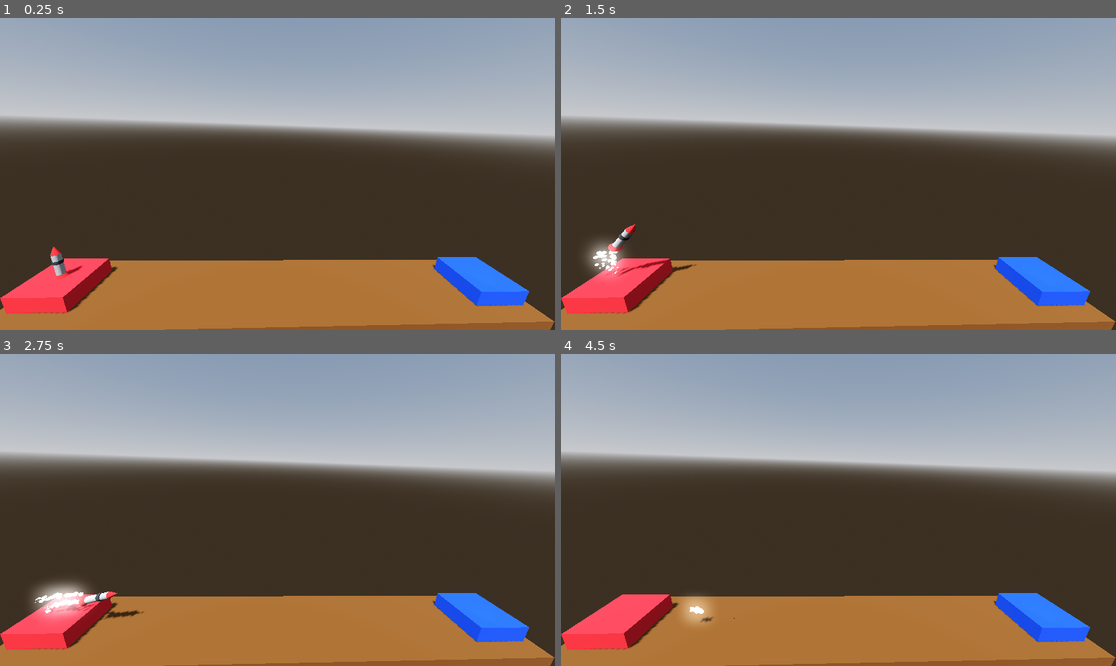
Above: before the commit, frames 1-4 (two rows, left to right).
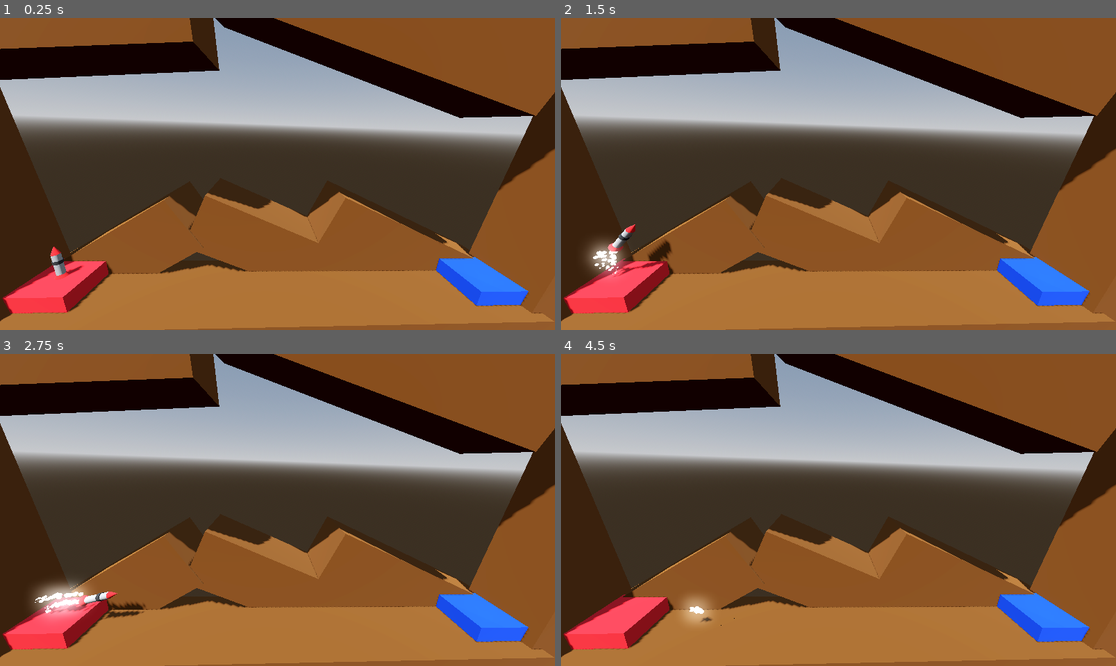
Above: after the commit, the same moments.

Repository: thisguymartin/ProjectBoost
Game: Godot game, scene res://Levels/Level_1.tscn
Same seed, same stepped clock (60 frames per second), same inputs: the game is played once before the commit and once after it.
Inputs:
- Up to frame 1 (0.25 s): no input
- Up to frame 2 (1.5 s): tap Enter at 0.5 s; hold D (turn_right) 0.53-1.28 s; hold Space (boost) 0.53-1.28 s; hold Down (ui_down) from 1.28 s (still down); tap Space (boost) at 1.35 s
- Up to frame 3 (2.75 s): release Down (ui_down) at 2.03 s; hold D (turn_right) from 2.03 s (still down); hold Space (boost) from 2.03 s (still down)
- Up to frame 4 (4.5 s): release Space (boost) at 2.78 s; tap Space (boost) at 2.85, 4.35 s; release D (turn_right) at 3.53 s; hold Space (boost) 3.53-4.28 s; hold A (turn_left) from 3.53 s (still down)

The runs differ from the first frame. In frame 1, 39% of the frame differs, in the area x 0-100%, y 0-100%; in frame 2, 39%; in frame 3, 39%; in frame 4, 39%.

Commit message:
chore: update levels

Diff:
--- /dev/null
+++ b/Background.tscn
@@ -0,0 +1,50 @@
+[gd_scene load_steps=2 format=3 uid="uid://cl8yw1np1gyu"]
+
+[sub_resource type="StandardMaterial3D" id="StandardMaterial3D_ydb8d"]
+albedo_color = Color(0.368627, 0.207843, 0, 1)
+
+[node name="Floor" type="CSGBox3D" groups=["Failed"]]
+transform = Transform3D(1, 0, 0, 0, 1, 0, 0, 0, 1, 2.08165e-12, -4, 2.08165e-12)
+use_collision = true
+size = Vector3(30, 8, 5)
+material = SubResource("StandardMaterial3D_ydb8d")
+
+[node name="Wall" type="CSGBox3D" parent="." groups=["Failed"]]
+transform = Transform3D(0.991888, 0.127117, 0, -0.127117, 0.991888, 0, 0, 0, 1, 16.8164, 8.35701, 0)
+size = Vector3(4, 15, 4)
+material = SubResource("StandardMaterial3D_ydb8d")
+
+[node name="Wall2" type="CSGBox3D" parent="." groups=["Failed"]]
+transform = Transform3D(0.991602, -0.129325, -0.000159521, 0.129326, 0.991602, -1.03906e-05, 0.000159526, -1.03115e-05, 1, -16.9659, 8.49352, 0)
+size = Vector3(4, 16, 4)
+material = SubResource("StandardMaterial3D_ydb8d")
+
+[node name="Cealing1" type="CSGBox3D" parent="." groups=["Failed"]]
+transform = Transform3D(0.0863386, -0.996266, 0, 0.996266, 0.0863386, 0, 0, 0, 1, 11.5947, 18.251, 0.344137)
+size = Vector3(4, 15, 4)
+material = SubResource("StandardMaterial3D_ydb8d")
+
+[node name="Cealing2" type="CSGBox3D" parent="." groups=["Failed"]]
+transform = Transform3D(-0.321737, -0.917352, -0.234414, 0.941518, -0.336158, 0.0232695, -0.100147, -0.213218, 0.971858, -3.08121, 19.1066, 0.314184)
+size = Vector3(4, 15, 4)
+material = SubResource("StandardMaterial3D_ydb8d")
+
+[node name="Cealing3" type="CSGBox3D" parent="." groups=["Failed"]]
+transform = Transform3D(-0.168472, -0.985707, 0, 0.985707, -0.168472, 0, 0, 0, 1, -15.1686, 19.1066, 0.314184)
+size = Vector3(4, 15, 4)
+material = SubResource("StandardMaterial3D_ydb8d")
+
+[node name="Background" type="CSGBox3D" parent="." groups=["Failed"]]
+transform = Transform3D(-0.409238, -0.912428, 0, 0.912428, -0.409238, 0, 0, 0, 1, -10.062, 4.70162, 3.36585)
+size = Vector3(4, 15, 4)
+material = SubResource("StandardMaterial3D_ydb8d")
+
+[node name="Background2" type="CSGBox3D" parent="." groups=["Failed"]]
+transform = Transform3D(-0.409238, -0.912428, 0, 0.912428, -0.409238, 0, 0, 0, 1, -1.14881, 4.70162, 3.36585)
+size = Vector3(4, 15, 4)
+material = SubResource("StandardMaterial3D_ydb8d")
+
+[node name="Background3" type="CSGBox3D" parent="." groups=["Failed"]]
+transform = Transform3D(-0.531753, 0.846899, 0, -0.846899, -0.531753, 0, 0, 0, 1, 12.602, 3.62981, 3.22163)
+size = Vector3(4, 15, 4)
+material = SubResource("StandardMaterial3D_ydb8d")
--- a/Levels/Level_1.tscn
+++ b/Levels/Level_1.tscn
@@ -2,6 +2,7 @@
 
 [ext_resource type="PackedScene" uid="uid://bkwkl4n2s3fd7" path="res://Player/player.tscn" id="1_xka7d"]
 [ext_resource type="Script" path="res://LandingPad.gd" id="2_a8t0a"]
+[ext_resource type="PackedScene" uid="uid://cl8yw1np1gyu" path="res://Background.tscn" id="3_fop5r"]
 
 [sub_resource type="ProceduralSkyMaterial" id="ProceduralSkyMaterial_btymt"]
 sky_horizon_color = Color(0.64625, 0.65575, 0.67075, 1)
@@ -16,9 +17,6 @@
 tonemap_mode = 2
 glow_enabled = true
 
-[sub_resource type="StandardMaterial3D" id="StandardMaterial3D_ydb8d"]
-albedo_color = Color(0.368627, 0.207843, 0, 1)
-
 [sub_resource type="StandardMaterial3D" id="StandardMaterial3D_fohht"]
 albedo_color = Color(0.815686, 0.113725, 0.145098, 1)
 
@@ -26,6 +24,7 @@
 albedo_color = Color(0, 0.219608, 0.768627, 1)
 
 [node name="Level_1" type="Node3D"]
+transform = Transform3D(1, 0, 0, 0, 1, 0, 0, 0, 1, 0.00976181, 0, -0.0157127)
 
 [node name="DirectionalLight3D" type="DirectionalLight3D" parent="."]
 transform = Transform3D(-0.866023, -0.433016, 0.250001, 0, 0.499998, 0.866027, -0.500003, 0.749999, -0.43301, 0, 0, 0)
@@ -33,12 +32,6 @@
 
 [node name="WorldEnvironment" type="WorldEnvironment" parent="."]
 environment = SubResource("Environment_nddc5")
-
-[node name="Floor" type="CSGBox3D" parent="." groups=["Failed"]]
-transform = Transform3D(1, 0, 0, 0, 1, 0, 0, 0, 1, 2.08165e-12, -4, 2.08165e-12)
-use_collision = true
-size = Vector3(30, 8, 5)
-material = SubResource("StandardMaterial3D_ydb8d")
 
 [node name="LaunchPad" type="CSGBox3D" parent="."]
 transform = Transform3D(1, 0, 0, 0, 1, 0, 0, 0, 1, 12.9534, 0.477507, -0.00875114)
@@ -63,3 +56,6 @@
 [node name="Camera3D" type="Camera3D" parent="."]
 transform = Transform3D(-0.998279, 0.0227137, 0.0540677, 0.0354925, 0.967933, 0.24869, -0.0466852, 0.250181, -0.967073, 1.063, 10, -10)
 fov = 78.2633
+
+[node name="Background" parent="." instance=ExtResource("3_fop5r")]
+transform = Transform3D(1, 0, 0, 0, 1, 0, 0, 0, 1, 0, -4, 0)
--- a/Levels/Level_2.tscn
+++ b/Levels/Level_2.tscn
@@ -2,6 +2,7 @@
 
 [ext_resource type="PackedScene" uid="uid://bkwkl4n2s3fd7" path="res://Player/player.tscn" id="1_5qj42"]
 [ext_resource type="Script" path="res://LandingPad.gd" id="2_3xmek"]
+[ext_resource type="PackedScene" uid="uid://cl8yw1np1gyu" path="res://Background.tscn" id="3_cq5yf"]
 
 [sub_resource type="ProceduralSkyMaterial" id="ProceduralSkyMaterial_btymt"]
 sky_horizon_color = Color(0.64625, 0.65575, 0.67075, 1)
@@ -15,9 +16,6 @@
 sky = SubResource("Sky_k2bla")
 tonemap_mode = 2
 glow_enabled = true
-
-[sub_resource type="StandardMaterial3D" id="StandardMaterial3D_ydb8d"]
-albedo_color = Color(0.368627, 0.207843, 0, 1)
 
 [sub_resource type="StandardMaterial3D" id="StandardMaterial3D_l6mri"]
 albedo_color = Color(0, 0.690196, 0.117647, 1)
@@ -36,12 +34,6 @@
 
 [node name="WorldEnvironment" type="WorldEnvironment" parent="."]
 environment = SubResource("Environment_nddc5")
-
-[node name="Floor" type="CSGBox3D" parent="." groups=["Failed"]]
-transform = Transform3D(1, 0, 0, 0, 1, 0, 0, 0, 1, 2.08165e-12, -4, 2.08165e-12)
-use_collision = true
-size = Vector3(30, 8, 5)
-material = SubResource("StandardMaterial3D_ydb8d")
 
 [node name="Obstacle" type="CSGBox3D" parent="." groups=["Failed"]]
 transform = Transform3D(1, 0, 0, 0, 1, 0, 0, 0, 1, 0.0793047, 3.90194, 0.0603676)
@@ -72,3 +64,5 @@
 [node name="Camera3D" type="Camera3D" parent="."]
 transform = Transform3D(-0.998279, 0.0227137, 0.0540677, 0.0354925, 0.967933, 0.24869, -0.0466852, 0.250181, -0.967073, 1.063, 10, -10)
 fov = 78.2633
+
+[node name="Floor" parent="." instance=ExtResource("3_cq5yf")]
--- a/Levels/Level_3.tscn
+++ b/Levels/Level_3.tscn
@@ -2,6 +2,7 @@
 
 [ext_resource type="PackedScene" uid="uid://bkwkl4n2s3fd7" path="res://Player/player.tscn" id="1_p0557"]
 [ext_resource type="Script" path="res://LandingPad.gd" id="2_3hb5g"]
+[ext_resource type="PackedScene" uid="uid://cl8yw1np1gyu" path="res://Background.tscn" id="3_j52cj"]
 
 [sub_resource type="ProceduralSkyMaterial" id="ProceduralSkyMaterial_btymt"]
 sky_horizon_color = Color(0.64625, 0.65575, 0.67075, 1)
@@ -15,9 +16,6 @@
 sky = SubResource("Sky_k2bla")
 tonemap_mode = 2
 glow_enabled = true
-
-[sub_resource type="StandardMaterial3D" id="StandardMaterial3D_ydb8d"]
-albedo_color = Color(0.368627, 0.207843, 0, 1)
 
 [sub_resource type="StandardMaterial3D" id="StandardMaterial3D_l6mri"]
 albedo_color = Color(0, 0.690196, 0.117647, 1)
@@ -36,12 +34,6 @@
 
 [node name="WorldEnvironment" type="WorldEnvironment" parent="."]
 environment = SubResource("Environment_nddc5")
-
-[node name="Floor" type="CSGBox3D" parent="." groups=["Failed"]]
-transform = Transform3D(1, 0, 0, 0, 1, 0, 0, 0, 1, 2.08165e-12, -4, 2.08165e-12)
-use_collision = true
-size = Vector3(30, 8, 5)
-material = SubResource("StandardMaterial3D_ydb8d")
 
 [node name="Obstacle" type="CSGBox3D" parent="." groups=["Failed"]]
 transform = Transform3D(1, 0, 0, 0, 1, 0, 0, 0, 1, 0.0793047, 6.21073, 0.0603676)
@@ -79,8 +71,10 @@
 size = Vector3(3, 1, 3)
 material = SubResource("StandardMaterial3D_ub5cw")
 script = ExtResource("2_3hb5g")
-file_path = "res://Levels/Level_3.tscn"
+file_path = "res://Levels/Level_4.tscn"
 
 [node name="Camera3D" type="Camera3D" parent="."]
 transform = Transform3D(-0.998279, 0.0227137, 0.0540677, 0.0354925, 0.967933, 0.24869, -0.0466852, 0.250181, -0.967073, 1.063, 10, -10)
 fov = 78.2633
+
+[node name="Floor" parent="." instance=ExtResource("3_j52cj")]
--- a/Levels/Level_4.tscn
+++ b/Levels/Level_4.tscn
@@ -3,6 +3,7 @@
 [ext_resource type="PackedScene" uid="uid://bkwkl4n2s3fd7" path="res://Player/player.tscn" id="1_8qiwl"]
 [ext_resource type="Script" path="res://LandingPad.gd" id="2_cialh"]
 [ext_resource type="PackedScene" uid="uid://bglps71bcxk83" path="res://moving_hazard.tscn" id="3_45pny"]
+[ext_resource type="PackedScene" uid="uid://cl8yw1np1gyu" path="res://Background.tscn" id="4_njso2"]
 
 [sub_resource type="ProceduralSkyMaterial" id="ProceduralSkyMaterial_btymt"]
 sky_horizon_color = Color(0.64625, 0.65575, 0.67075, 1)
@@ -16,9 +17,6 @@
 sky = SubResource("Sky_k2bla")
 tonemap_mode = 2
 glow_enabled = true
-
-[sub_resource type="StandardMaterial3D" id="StandardMaterial3D_ydb8d"]
-albedo_color = Color(0.368627, 0.207843, 0, 1)
 
 [sub_resource type="StandardMaterial3D" id="StandardMaterial3D_l6mri"]
 albedo_color = Color(0, 0.690196, 0.117647, 1)
@@ -37,12 +35,6 @@
 
 [node name="WorldEnvironment" type="WorldEnvironment" parent="."]
 environment = SubResource("Environment_nddc5")
-
-[node name="Floor" type="CSGBox3D" parent="." groups=["Failed"]]
-transform = Transform3D(1, 0, 0, 0, 1, 0, 0, 0, 1, 2.08165e-12, -4, 2.08165e-12)
-use_collision = true
-size = Vector3(30, 8, 5)
-material = SubResource("StandardMaterial3D_ydb8d")
 
 [node name="Obstacle2" type="CSGBox3D" parent="." groups=["Failed"]]
 transform = Transform3D(1, 0, 0, 0, 1, 0, 0, 0, 1, -5.32467, 3.90194, 0.0603676)
@@ -85,3 +77,5 @@
 destination = Vector3(2.08165e-12, 5, 2.08165e-12)
 duration = 3.0
 speed = 1.5
+
+[node name="Floor" parent="." instance=ExtResource("4_njso2")]
--- a/Player/player.tscn
+++ b/Player/player.tscn
@@ -7,8 +7,6 @@
 [ext_resource type="PackedScene" uid="uid://cpdgh027k71if" path="res://Particles/booster_particles.tscn" id="5_0cy8c"]
 [ext_resource type="PackedScene" uid="uid://dcecb8hw7dbrv" path="res://Particles/explosion_particles.tscn" id="6_1vlc7"]
 [ext_resource type="PackedScene" uid="uid://jfwajmrh6ca7" path="res://Particles/success_particles.tscn" id="7_qnuc6"]
-
-[sub_resource type="CylinderMesh" id="CylinderMesh_lc7ax"]
 
 [sub_resource type="CylinderShape3D" id="CylinderShape3D_axhhd"]
 
@@ -53,10 +51,6 @@
 contact_monitor = true
 linear_damp = 3.0
 script = ExtResource("1_4hp3x")
-
-[node name="MeshInstance3D" type="MeshInstance3D" parent="."]
-visible = false
-mesh = SubResource("CylinderMesh_lc7ax")
 
 [node name="CollisionShape3D" type="CollisionShape3D" parent="."]
 transform = Transform3D(1, 0, 0, 0, 1, 0, 0, 0, 1, -0.00487375, 0, 0)
Not shown: 1 places in Player/player.tscn that only renumber resources
